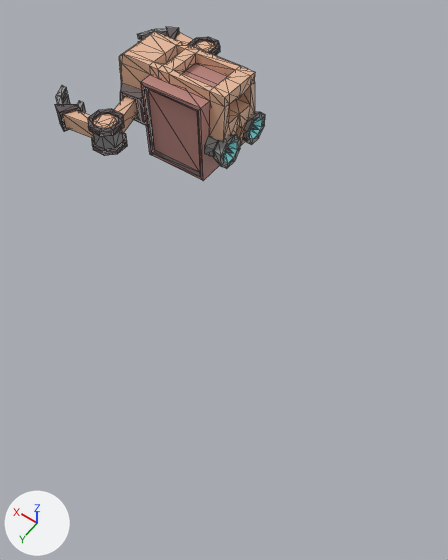
An edit to the glTF model SpeedJamGame/assets/obj/spaceship.glb, drawn before and after from the same camera.
Both versions are drawn from a camera (50 mm lens) standing at (-15.8, 16.7, 16.0) and looking at (-7.5, 5.1, -2.2). Every picture has the same lights, and +X, +Y and +Z are marked at lower left. Mesh edges are drawn as thin lines. Where no turn or scale is listed for an object, it has been applied to the vertices.
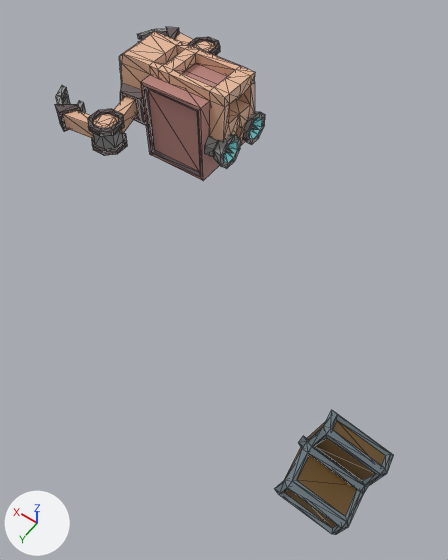
What the commit changed:
Material 'Silver' (mat_silver) is new.
Its base color is (0.141, 0.185, 0.209) (blue #69777e).
Material 'trashBase' (mat_trashbase) is new.
Its base color is (0.148, 0.0804, 0.0228) (brown #6b502a).
Mesh me_cube_012 is new.
It has 64 vertices, 124 faces and spans x -1.27..1.48, y -1.35..1.36, z -1.55..1.24.
Faces by material slot: [20, 104].
It uses material mat_trashbase (brown #6b502a).
It uses material mat_silver (blue #69777e).
Object 'trashProp' (ob_trashprop) is new; it shows me_cube_012.
Its location is (-14.46, 9.31, -1.88).

Location of each change, [x1, y1, x2, y2] in pixels of the pictures (448 x 560 px):
'trashProp', added
    after: [275, 410, 394, 535]
    faces in mat_silver (blue #69777e): [275, 410, 394, 535]
    faces in mat_trashbase (brown #6b502a): [284, 420, 385, 528]
